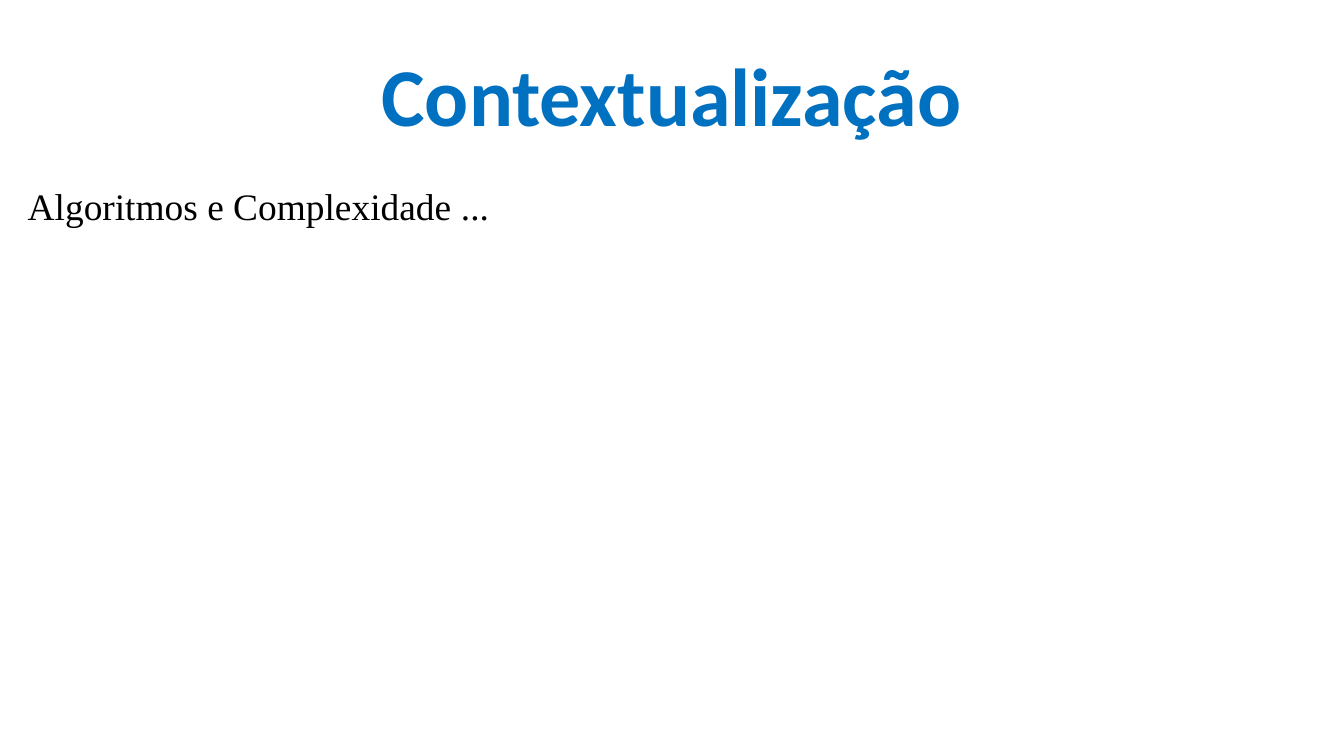
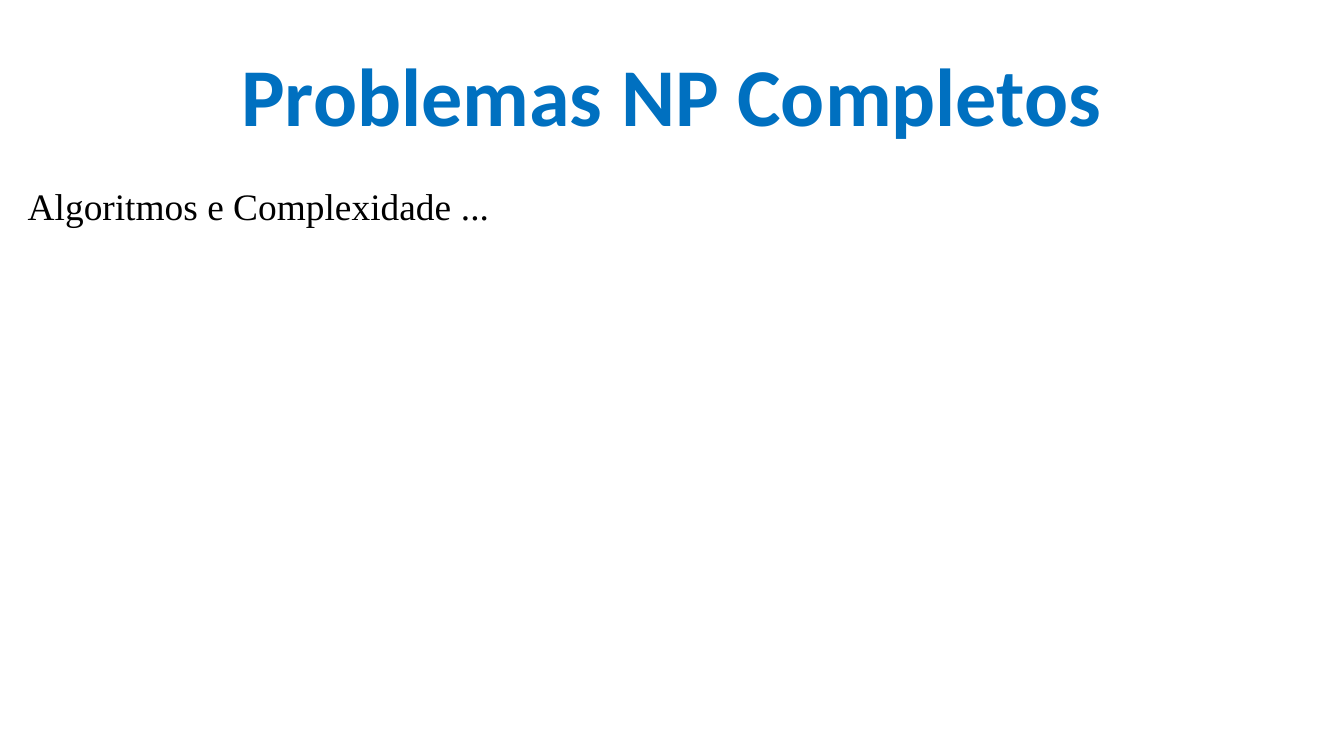
Before and after one commit to CloudEducationBrazil/WydenAlgoritmosEComplexidade, a slide deck: slide 3 of 01 Classes/Aula 12 - Algoritmos e Complexidade - Problemas NP Completos e Algoritmos de Aproximação.pptx. Drawn at 1344x756 pixels with LibreOffice and Linux fonts; fonts in the diff are those of the drawing; background and template pictures are left out. Boxes give left, top, right and bottom in pixels: in the first picture for what was removed or moved away, otherwise in the second. Text is boxed around its words. In the diff, an @@ line names an element or a change of style, - is before the commit and + after.

Commit message:
Alg e Compl - Alg de Ordenação 01Set2025 ...

```diff
--- a/01 Classes/Aula 12 - Algoritmos e Complexidade - Problemas NP Completos e Algoritmos de Aproximação.pptx
+++ b/01 Classes/Aula 12 - Algoritmos e Complexidade - Problemas NP Completos e Algoritmos de Aproximação.pptx
@@ title at (x1=241, y1=68, x2=1102, y2=139): text changed @@
-Contextualização
+Problemas NP Completos
```
Also in this commit, not shown: 1 other slide changed, 1 slide added, 12 other files.
